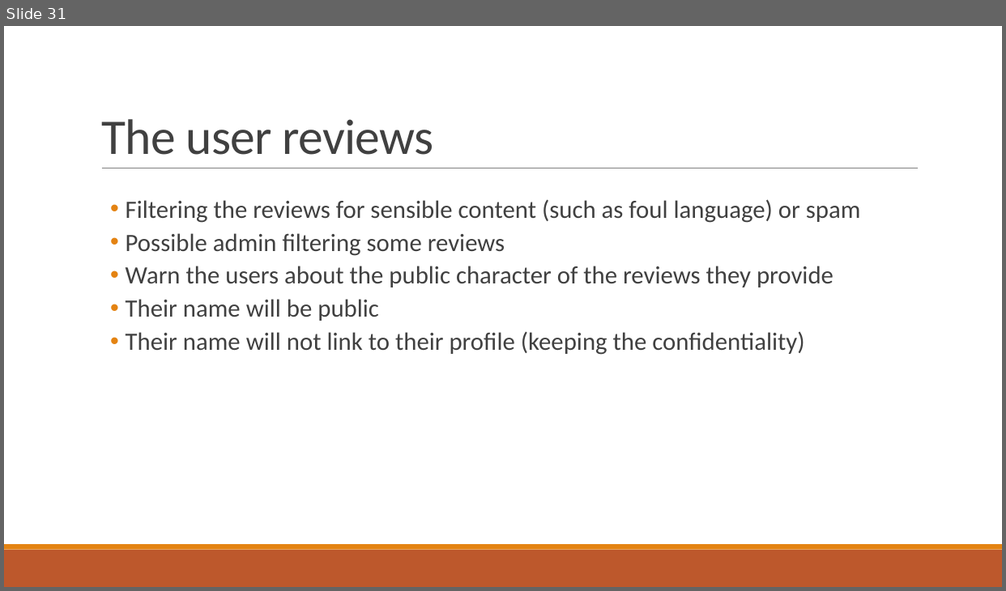
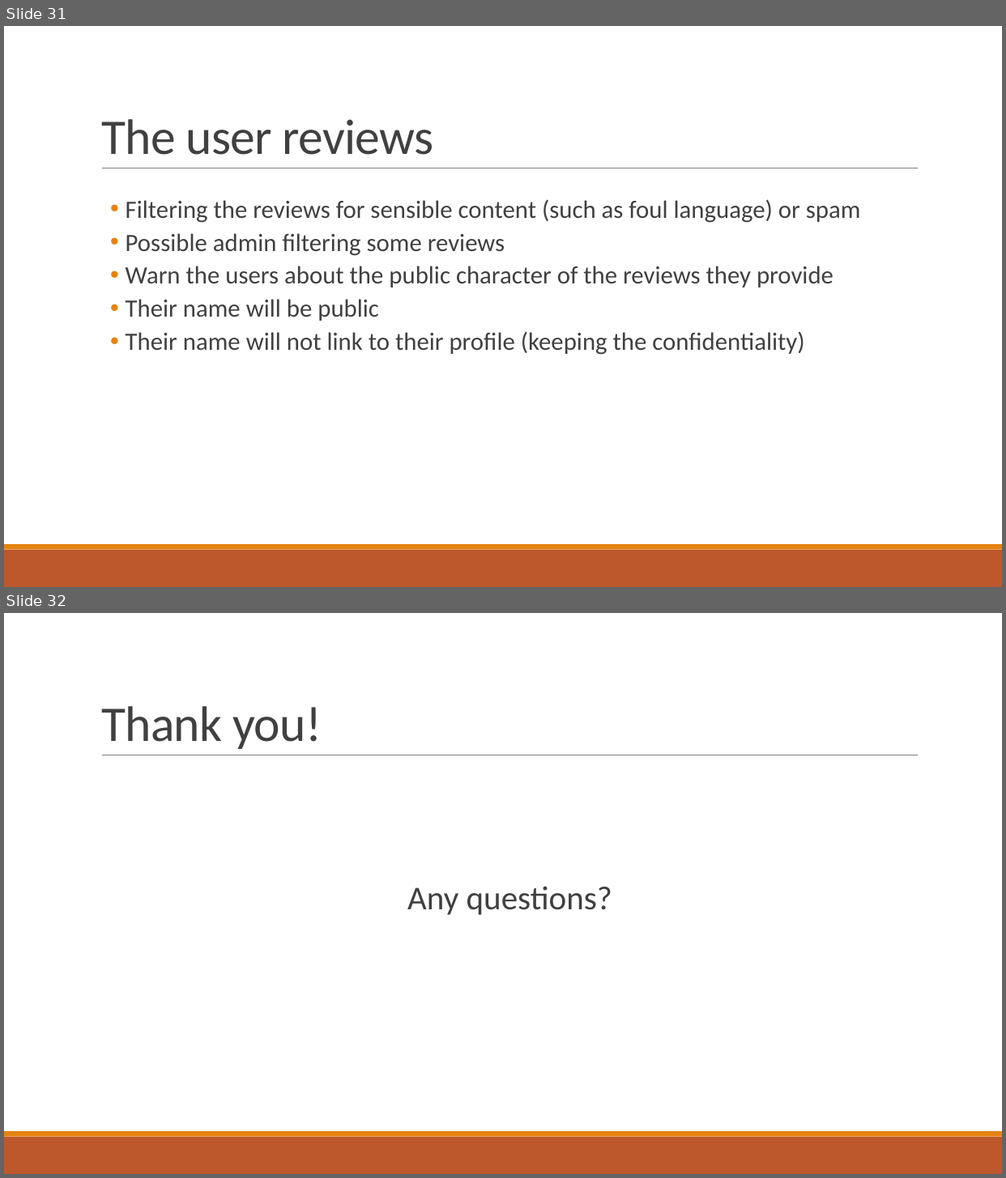
Before and after one commit to dragosthealex/roomies, a slide deck: resources/presentation1/final_presentation.pptx. Shown one above the other, each under a label of ours: slide 31 before the commit, slides 31 and 32 after it. The pictures are 1006x591 and 1006x1178 pixels, drawn with LibreOffice and Linux fonts; fonts in the diff are those of the drawing. Boxes give left, top, right and bottom in pixels: in the first picture for what was removed or moved away, otherwise in the second. Text is boxed around its words. In the diff, an @@ line names an element or a change of style, - is before the commit and + after.

```diff
--- a/resources/presentation1/final_presentation.pptx
+++ b/resources/presentation1/final_presentation.pptx
@@ slide 32 added at (4,613,1002,1174), background #FFFFFF; not listed: 3 template elements that a slide beside it also shows @@
@@ title added at (101,706,322,749), 48 pt, text #404040 @@
+Thank you!
@@ text added at (407,886,612,915), 32 pt, text #404040 @@
+  Any questions?
```
Also in this commit, not shown: 3 slides changed.
